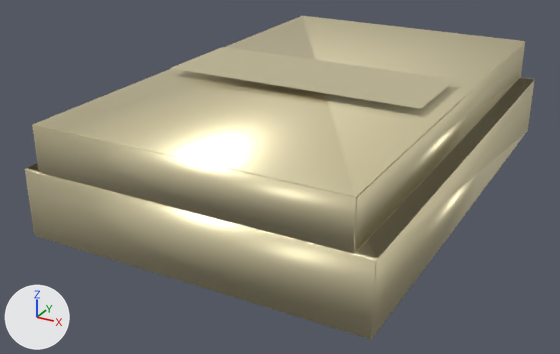
The glTF model prototype/assets/models/hulls/carrier_heavy_tidemark.glb, before and after one commit.
The view is the same before and after, from a 50 mm lens placed at (6.02, -12.49, 5.03), pointed at (-0.35, -0.9, -0.76). Every picture has the same lights, and +X, +Y and +Z are marked at lower left. The picture after the commit comes second. Vertices at exactly the same position are counted once.

In view in the first picture: 'carrier_heavy_tidemark'.
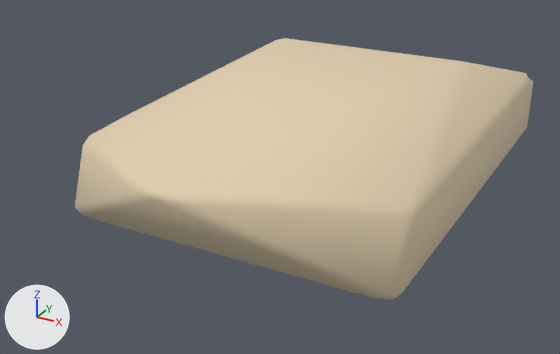
What changed in the scene script:
```text
Change me_carrier_heavy_tidemark_mesh:
    used by ob_carrier_heavy_tidemark; location = (0.0, 0.0, 0.0)
    remove me_carrier_heavy_tidemark_mesh.from_pydata(...)  # 152 vertices, 330 faces; spans x -3.0..3.0, y -4.5..4.5, z -1.0..1.15
    add me_carrier_heavy_tidemark_mesh.from_pydata(...)  # 38 vertices, 72 faces; spans x -3.0..3.0, y -5.07..4.5, z -1.0..1.0
    me_carrier_heavy_tidemark_mesh part 1: the loose piece of 50 vertices spanning x -3.0..3.0, y -4.5..4.5, z -1.0..0.2 is rebuilt with 38 vertices and now spans x -3.0..3.0, y -5.07..4.5, z -1.0..1.0, in mat_carrier_heavy_tidemark_structural_mat (beige #e5d3b3)
    me_carrier_heavy_tidemark_mesh part 2: the loose piece of 50 vertices spanning x -2.7..2.7, y -4.5..4.5, z 0.2..1.0 is deleted
    me_carrier_heavy_tidemark_mesh part 3: the loose piece of 24 vertices spanning x 2.7..3.0, y -4.45..4.45, z 0.2 is deleted
    me_carrier_heavy_tidemark_mesh part 4: the loose piece of 4 vertices spanning x -2.4..2.4, y -1.35..0.45, z 1.15 is deleted
    other edits to the shape of me_carrier_heavy_tidemark_mesh do not show in these pictures
    remove me_carrier_heavy_tidemark_mesh.materials.append(mat_carrier_heavy_tidemark_armor_mat)  # beige #f3e8be
```

Location of each change, (x1, y1, x2, y2) in pixels of the pictures (560 x 354 px):
'carrier_heavy_tidemark', reshaped (10% narrower, 19% shorter)
    before: (25, 16, 534, 339)
    after: (75, 38, 533, 300)
part 1 of me_carrier_heavy_tidemark_mesh, rebuilt
    before: (25, 77, 534, 339)
    after: (75, 38, 533, 300)
part 2 of me_carrier_heavy_tidemark_mesh, deleted (beige)
    before: (32, 16, 525, 254)
part 3 of me_carrier_heavy_tidemark_mesh, deleted
    before: (357, 78, 533, 258)
part 4 of me_carrier_heavy_tidemark_mesh, deleted (beige)
    before: (172, 47, 455, 109)
